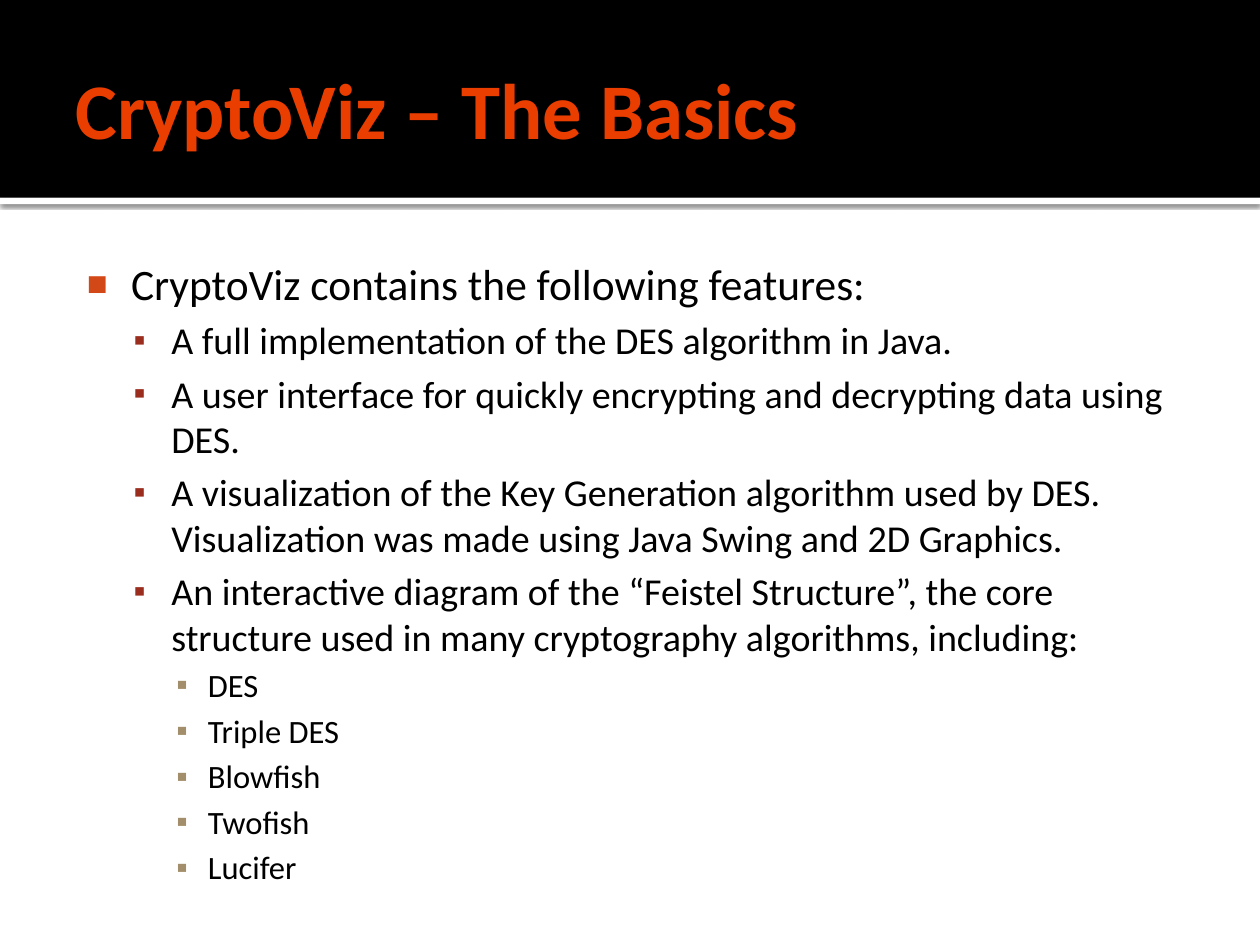
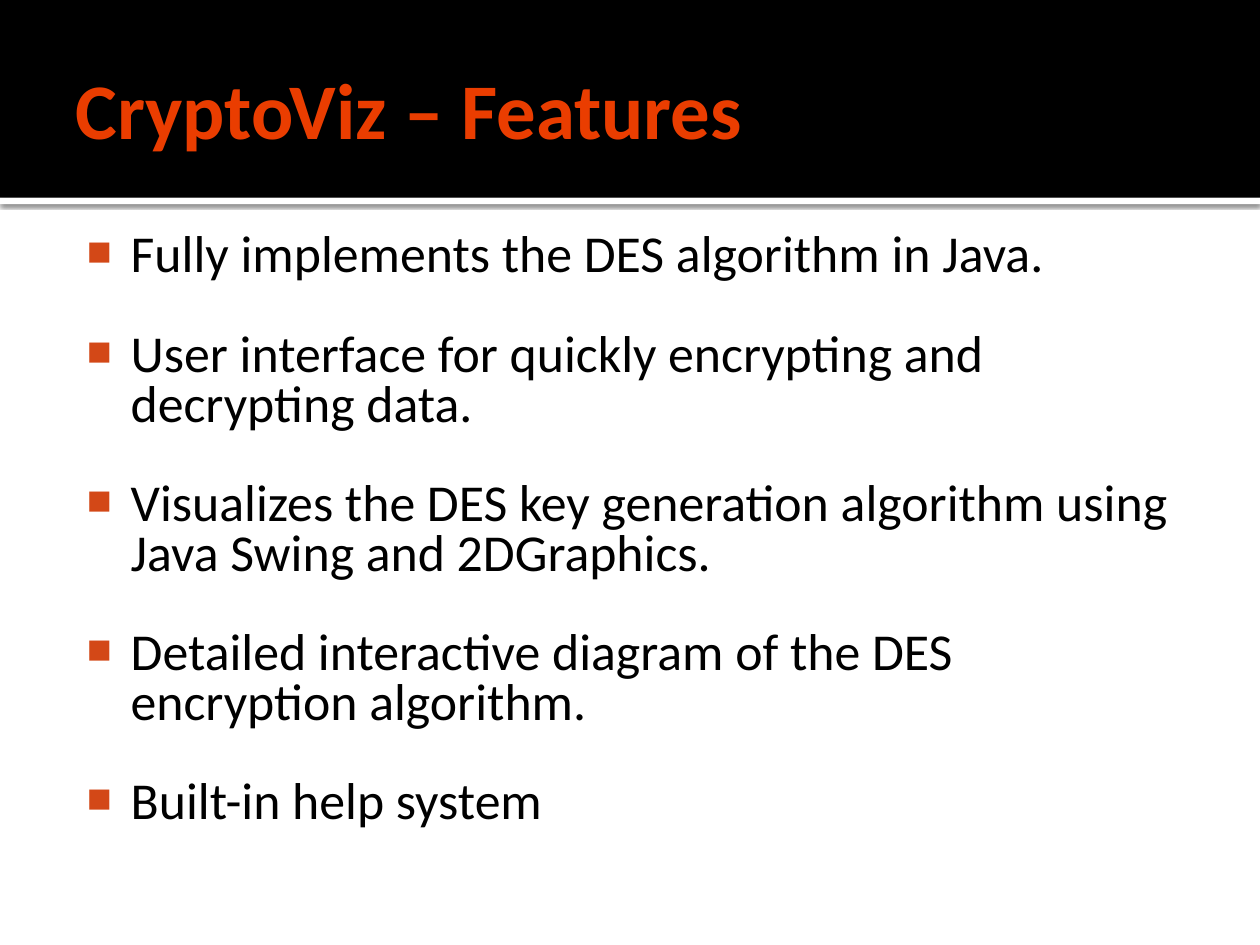
Before and after one commit to ikram1996/cryptoviz, a slide deck: slide 3 of docs/CryptoViz.pptx. Drawn at 1260x945 pixels with LibreOffice and Linux fonts; fonts in the diff are those of the drawing. Boxes give left, top, right and bottom in pixels: in the first picture for what was removed or moved away, otherwise in the second. Text is boxed around its words. In the diff, an @@ line names an element or a change of style, - is before the commit and + after.

```diff
--- a/docs/CryptoViz.pptx
+++ b/docs/CryptoViz.pptx
@@ title at bbox=[76, 83, 742, 152]: text changed @@
-CryptoViz – The Basics
+CryptoViz – Features
@@ text at bbox=[131, 236, 1167, 828]: text changed; size 21.7 to 29.6 pt @@
-■ CryptoViz contains the following features:
-  ▪ A full implementation of the DES algorithm in Java.
-  ▪ A user interface for quickly encrypting and decrypting data using DES.
-  ▪ A visualization of the Key Generation algorithm used by DES. Visualization was made using Java Swing and 2D Graphics.
-  ▪ An interactive diagram of the “Feistel Structure”, the core structure used in many cryptography algorithms, including:
-    ▪ DES
-    ▪ Triple DES
-    ▪ Blowfish
-    ▪ Twofish
-    ▪ Lucifer
+■ Fully implements the DES algorithm in Java.
+■ User interface for quickly encrypting and decrypting data.
+■ Visualizes the DES key generation algorithm using Java Swing and 2DGraphics.
+■ Detailed interactive diagram of the DES encryption algorithm.
+■ Built-in help system
```
Also in this commit, not shown: 3 other slides changed, 5 slides added, 1 other file.
